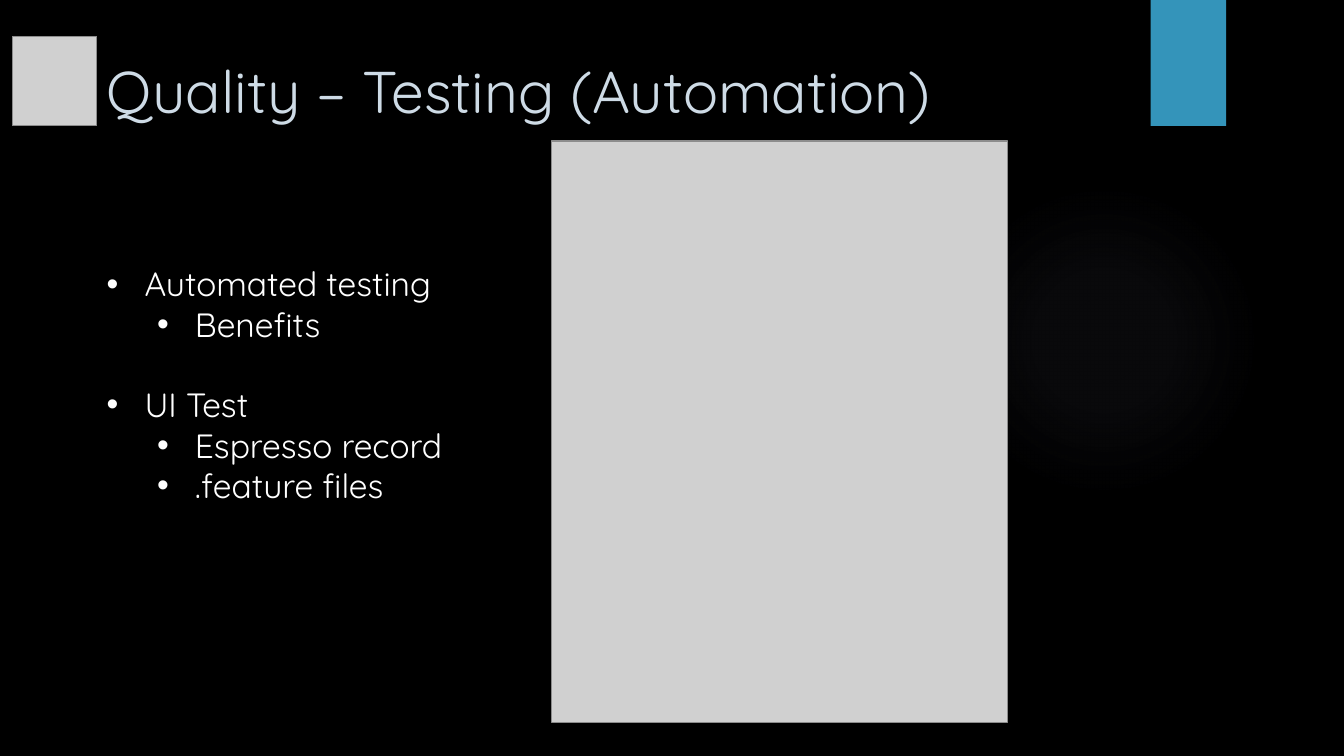
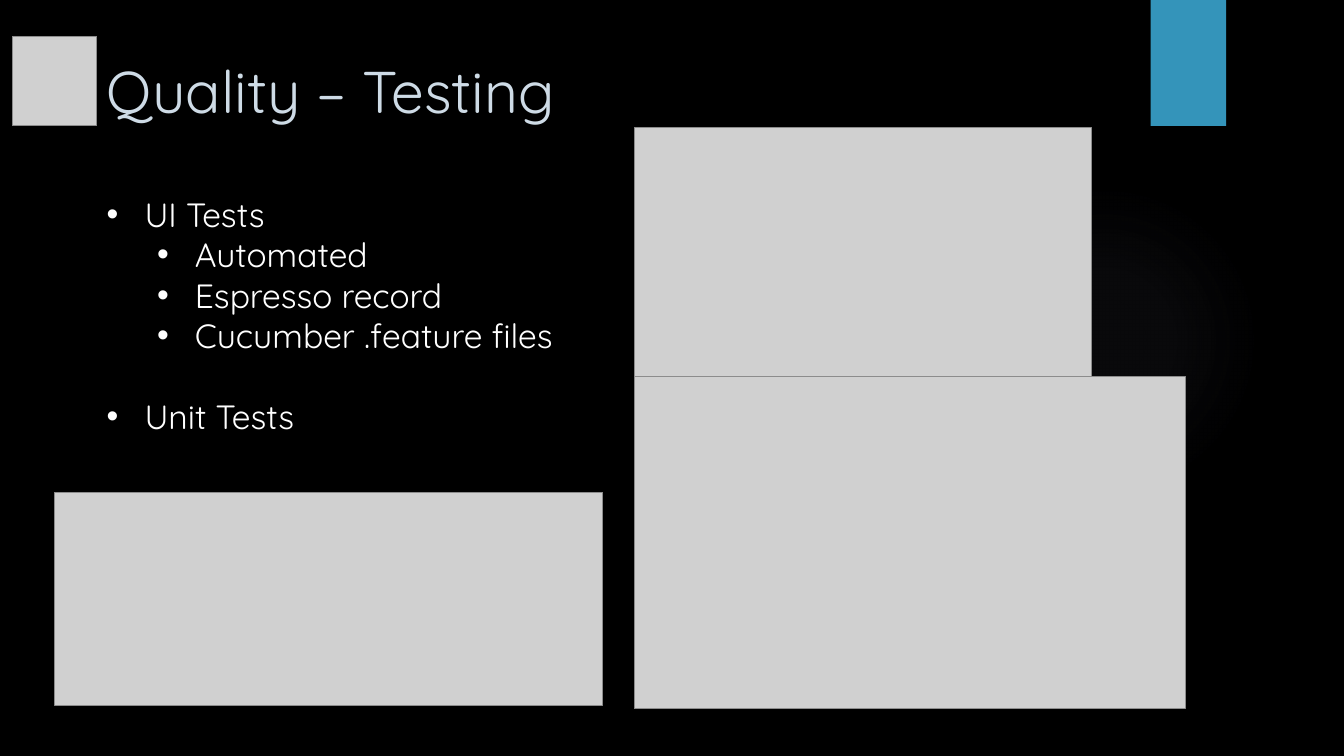
Before and after one commit to DawidMa/sheeshApp, a slide deck: slide 13 of SheeshApp.pptx (slide 10 before the commit). Drawn at 1344x756 pixels with LibreOffice and Linux fonts; fonts in the diff are those of the drawing; grey boxes stand for pictures; background and template pictures are left out. Boxes give left, top, right and bottom in pixels: in the first picture for what was removed or moved away, otherwise in the second. Text is boxed around its words. In the diff, an @@ line names an element or a change of style, - is before the commit and + after.

```diff
--- a/SheeshApp.pptx
+++ b/SheeshApp.pptx
@@ title at (107, 69, 555, 125): text changed @@
-Quality – Testing (Automation)
+Quality – Testing
@@ text "UI Tests": place and size @@
-text "UI Tests" at (145, 271, 443, 499)
+text "UI Tests" at (145, 203, 553, 430)
@@ picture: place and size @@
-picture at (552, 141, 1008, 723)
+picture at (635, 127, 1092, 709)
@@ text at (145, 203, 368, 268): text changed @@
-• Automated testing
-  • Benefits
-• UI Test
+• UI Tests
+  • Automated
@@ text at (145, 314, 553, 430): text changed @@
-  • .feature files
+  • Cucumber .feature files
+• Unit Tests
@@ picture added at (635, 376, 1186, 708) @@
@@ picture added at (54, 492, 603, 706) @@
```
Also in this commit, not shown: 9 other slides changed, 4 slides added, 1 slide removed.
